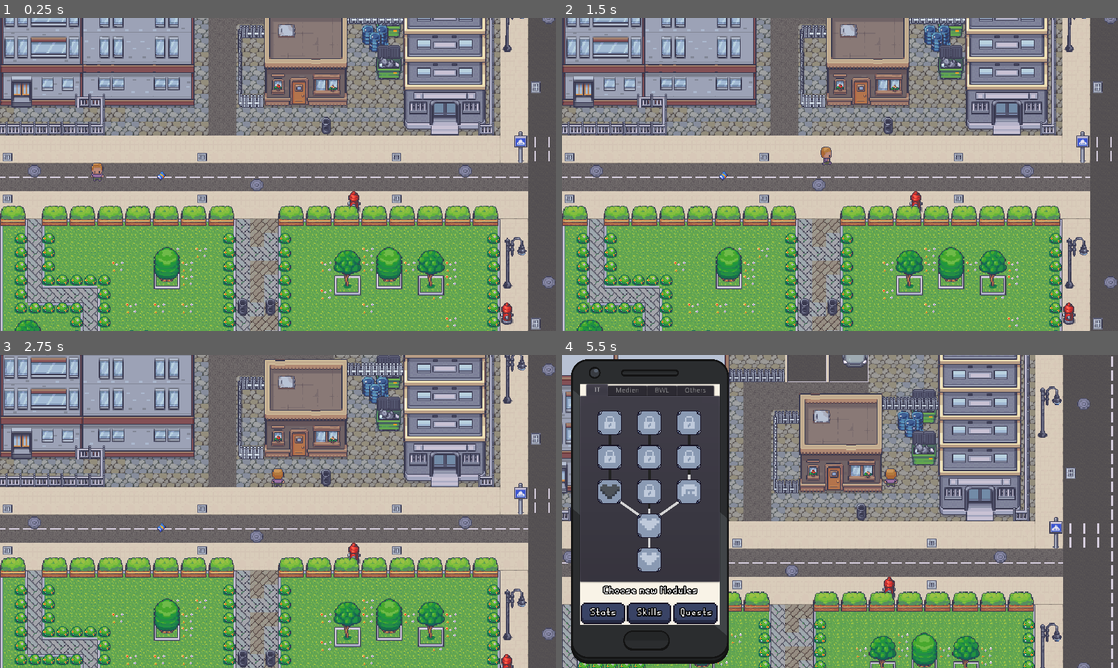
Above: before the commit, frames 1-4 (two rows, left to right).
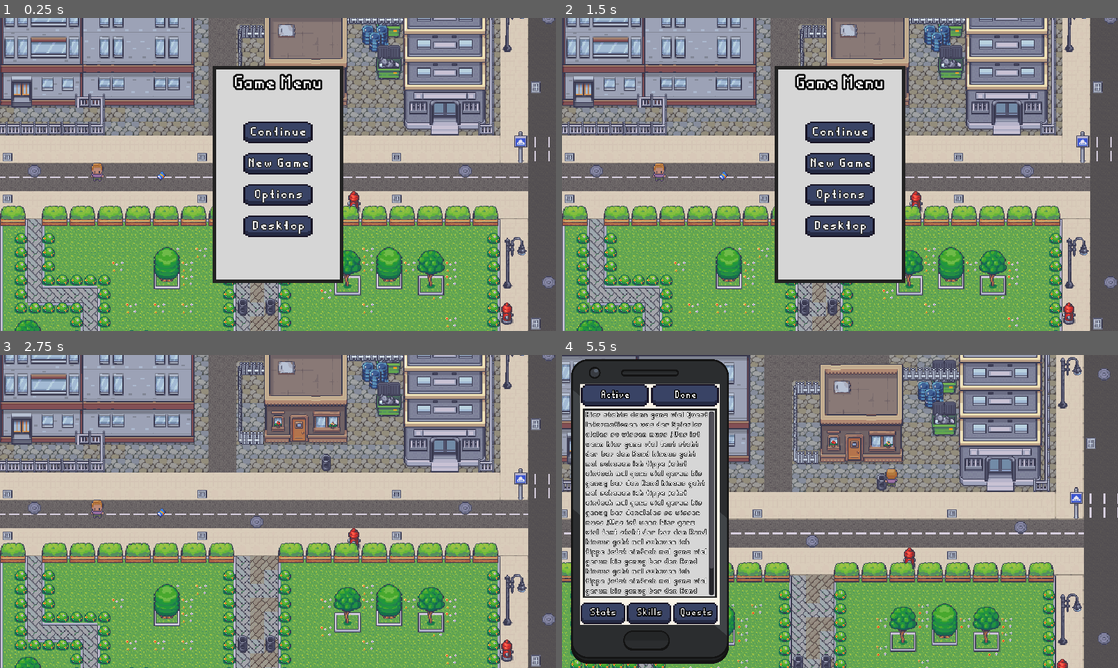
Above: after the commit, the same moments.

Repository: Thodorr/Project-Habicht-cRPG
Game: Godot game, scene res://Testarea.tscn
Same seed, same stepped clock (60 frames per second), same inputs: the game is played once before the commit and once after it.
Inputs (mouse positions are in pixels of both pictures, inside the frame that each line leads up to):
- Up to frame 1 (0.25 s): no input
- Up to frame 2 (1.5 s): click (840, 165) at 0.5 s, where only the run after the commit has a clickable "New Game"; click (840, 165) at 1.25 s, where only the run after the commit has a clickable "New Game"
- Up to frame 3 (2.75 s): click (278, 470) at 2 s, where only the run after the commit has a clickable "Continue"
- Up to frame 4 (5.5 s): tap Enter at 2.75 s; drag from (723, 527) to (895, 442) at 2.77 s; drag from (728, 527) to (812, 574) at 3.52 s; move the mouse to (895, 442) at 4.27 s; press the mouse at (895, 442) at 4.28 s; hold Right (ui_right) 4.28-5 s; tap C (CharacterSheet) at 4.55 s; release the mouse at (895, 442) at 5 s; click (612, 492) at 5.02 s

The runs differ from the first frame. In frame 1, 16% of the frame differs, in the area x 38-62%, y 15-85%; in frame 2, 16%; in frame 3, 54%; in frame 4, 70%, in the area x 0-100%, y 0-100%.

Commit message:
Quest Rendering in one function summarized
reduced Code Bloat and fused 2 function that were very similar into one

Diff:
--- a/CharacterSheet.gd
+++ b/CharacterSheet.gd
@@ -24,8 +24,8 @@
 func _ready():
 	LoadStats()
 	LoadSkills()
-	LoadActiveQuests()
-	LoadDoneQuests()
+	LoadActiveOrDoneQuests(1)
+	LoadActiveOrDoneQuests(2)
 	node_stat_points.set_text("Points: "+ str(available_points))
 	if available_points == 0:
 		pass
@@ -79,7 +79,6 @@
 			if player.semester >= DataImport.skill_data[connector.get_name()].SkillSemester:
 				connector.value = 50
 		# load connectors halfway for skills that meet req- to unlock
-
 
 func IncreaseStat(stat):
 	set(stat.to_lower() + "_add", get(stat.to_lower() + "_add") + 1)
@@ -143,7 +142,10 @@
 							texture_button.set_disabled(false)
 							texture_button.set_modulate(Color(0.4, 0.4, 0.4, 1))
 
-func LoadActiveQuests():
+func LoadActiveOrDoneQuests(AorD):
+	var path_to_quest_buttons = path_active_quest_buttons
+	if AorD == 2:
+		path_to_quest_buttons = path_done_quest_buttons
 	var dir = Directory.new()
 	if dir.open("res://Units/Quests/") == OK:
 		dir.list_dir_begin()
@@ -153,7 +155,9 @@
 				var quest = load("res://Units/Quests/"+ file_name)
 				if quest.questname == "Intro Der Quest":
 					quest.state = quest.Queststate.STARTED
-				if quest.state == quest.Queststate.STARTED:
+				if quest.questname == "MainQuest":
+					quest.state = quest.Queststate.DONE
+				if quest.state == AorD:
 					var margin = MarginContainer.new()
 					margin.name = quest.questname
 					margin.add_constant_override("margin_right", 10)
@@ -161,7 +165,7 @@
 					margin.add_constant_override("margin_left", 10)
 					margin.add_constant_override("margin_bottom", 5)
 					margin.rect_size = Vector2(284,55)
-					get_node(path_active_quest_buttons).add_child(margin)
+					get_node(path_to_quest_buttons).add_child(margin)
 
 					var questTrect = TextureRect.new()
 					questTrect.name = quest.questname
@@ -175,7 +179,7 @@
 					questTrect.rect_size = Vector2(264,45)
 					questTrect.rect_min_size = Vector2(0,45)
 					questTrect.size_flags_horizontal = SIZE_EXPAND_FILL
-					get_node(path_active_quest_buttons + quest.questname).add_child(questTrect)
+					get_node(path_to_quest_buttons + quest.questname).add_child(questTrect)
 
 					var questLabel = Label.new()
 					questLabel.name = "QuestName"
@@ -192,7 +196,7 @@
 					questLabel.align = HALIGN_CENTER
 					questLabel.valign = VALIGN_CENTER
 					questLabel.size_flags_vertical = SIZE_SHRINK_CENTER
-					get_node(path_active_quest_buttons + quest.questname + "/" + quest.questname).add_child(questLabel)
+					get_node(path_to_quest_buttons + quest.questname + "/" + quest.questname).add_child(questLabel)
 
 					var texturebutton = TextureButton.new()
 					texturebutton.size_flags_horizontal = SIZE_EXPAND_FILL
@@ -200,67 +204,7 @@
 					texturebutton.add_to_group("QuestButtons", true)
 					texturebutton.anchor_right = 1
 					texturebutton.anchor_bottom = 1
-					get_node(path_active_quest_buttons + quest.questname + "/" + quest.questname).add_child(texturebutton)
-			file_name = dir.get_next()
-
-func LoadDoneQuests():
-	var dir = Directory.new()
-	if dir.open("res://Units/Quests/") == OK:
-		dir.list_dir_begin()
-		var file_name = dir.get_next()
-		while file_name != "":
-			if !dir.current_is_dir():
-				var quest = load("res://Units/Quests/"+ file_name)
-				if quest.questname == "MainQuest":
-					quest.state = quest.Queststate.DONE
-				if quest.state == quest.Queststate.DONE:
-					var margin = MarginContainer.new()
-					margin.name = quest.questname
-					margin.add_constant_override("margin_right", 10)
-					margin.add_constant_override("margin_top", 5)
-					margin.add_constant_override("margin_left", 10)
-					margin.add_constant_override("margin_bottom", 5)
-					margin.rect_size = Vector2(284,55)
-					get_node(path_done_quest_buttons).add_child(margin)
-
-					var questTrect = TextureRect.new()
-					questTrect.name = quest.questname
-					var texture = ResourceLoader.load("res://UI/Assets/GUI/QuestButton.tres")
-					questTrect.texture = texture
-					questTrect.expand = true
-					questTrect.margin_left = 10
-					questTrect.margin_top = 5
-					questTrect.margin_right = 274
-					questTrect.margin_bottom = 50
-					questTrect.rect_size = Vector2(264,45)
-					questTrect.rect_min_size = Vector2(0,45)
-					questTrect.size_flags_horizontal = SIZE_EXPAND_FILL
-					get_node(path_done_quest_buttons + quest.questname).add_child(questTrect)
-
-					var questLabel = Label.new()
-					questLabel.name = "QuestName"
-					questLabel.text = quest.questname
-					questLabel.anchor_left = 0.5
-					questLabel.anchor_top = 0.5
-					questLabel.anchor_right = 0.5
-					questLabel.anchor_bottom = 0.5
-					questLabel.margin_left = -120
-					questLabel.margin_top = -20
-					questLabel.margin_right = 120
-					questLabel.margin_bottom = 20
-					questLabel.rect_size = Vector2(240,40)
-					questLabel.align = HALIGN_CENTER
-					questLabel.valign = VALIGN_CENTER
-					questLabel.size_flags_vertical = SIZE_SHRINK_CENTER
-					get_node(path_done_quest_buttons + quest.questname + "/" + quest.questname).add_child(questLabel)
-
-					var texturebutton = TextureButton.new()
-					texturebutton.size_flags_horizontal = SIZE_EXPAND_FILL
-					texturebutton.name = "TextureButton"
-					texturebutton.add_to_group("QuestButtons", true)
-					texturebutton.anchor_right = 1
-					texturebutton.anchor_bottom = 1
-					get_node(path_done_quest_buttons + quest.questname + "/" + quest.questname).add_child(texturebutton)
+					get_node(path_to_quest_buttons + quest.questname + "/" + quest.questname).add_child(texturebutton)
 			file_name = dir.get_next()
 
 func LoadQuestInfo(QuestName):
--- a/CharacterSheet.tscn
+++ b/CharacterSheet.tscn
@@ -84,7 +84,7 @@
 [node name="Attributes" type="VBoxContainer" parent="Screen/Layout"]
 visible = false
 margin_right = 284.0
-margin_bottom = 438.0
+margin_bottom = 442.0
 size_flags_vertical = 3
 
 [node name="Athletics" type="Control" parent="Screen/Layout/Attributes"]
@@ -1119,12 +1119,12 @@
 [node name="HBoxContainer" type="HBoxContainer" parent="Screen/Layout/Attributes"]
 margin_top = 390.0
 margin_right = 284.0
-margin_bottom = 438.0
+margin_bottom = 442.0
 size_flags_vertical = 3
 
 [node name="AvailablePoints" type="TextureRect" parent="Screen/Layout/Attributes/HBoxContainer"]
 margin_right = 228.0
-margin_bottom = 48.0
+margin_bottom = 52.0
 size_flags_horizontal = 3
 texture = ExtResource( 14 )
 expand = true
@@ -1144,13 +1144,14 @@
 [node name="ConfirmButton" type="TextureButton" parent="Screen/Layout/Attributes/HBoxContainer"]
 margin_left = 232.0
 margin_right = 284.0
-margin_bottom = 48.0
+margin_bottom = 52.0
 rect_min_size = Vector2( 52, 0 )
 texture_normal = ExtResource( 4 )
 texture_disabled = ExtResource( 15 )
 expand = true
 
 [node name="Skills" type="Control" parent="Screen/Layout"]
+visible = false
 margin_right = 284.0
 margin_bottom = 442.0
 mouse_filter = 2
@@ -2111,7 +2112,6 @@
 size_flags_vertical = 3
 
 [node name="Quests" type="Control" parent="Screen/Layout"]
-visible = false
 margin_right = 284.0
 margin_bottom = 442.0
 size_flags_horizontal = 3
@@ -2172,6 +2172,7 @@
 valign = 1
 
 [node name="ActiveQuests" type="ScrollContainer" parent="Screen/Layout/Quests"]
+visible = false
 anchor_right = 1.0
 anchor_bottom = 1.0
 margin_top = 45.0
@@ -2279,7 +2280,6 @@
 size_flags_vertical = 3
 
 [node name="QuestContent" type="VBoxContainer" parent="Screen/Layout/Quests"]
-visible = false
 anchor_right = 1.0
 anchor_bottom = 1.0
 margin_left = 5.0
@@ -2307,13 +2307,13 @@
 size_flags_vertical = 3
 
 [node name="VBoxContainer" type="VBoxContainer" parent="Screen/Layout/Quests/QuestContent/QuestInfoBackground/ScrollContainer"]
-margin_right = 264.0
-margin_bottom = 595.0
+margin_right = 252.0
+margin_bottom = 437.0
 size_flags_horizontal = 3
 
 [node name="QuestInfo" type="Label" parent="Screen/Layout/Quests/QuestContent/QuestInfoBackground/ScrollContainer/VBoxContainer"]
 margin_right = 252.0
-margin_bottom = 595.0
+margin_bottom = 437.0
 size_flags_horizontal = 3
 size_flags_vertical = 6
 custom_fonts/font = ExtResource( 26 )
--- a/Testarea.tscn
+++ b/Testarea.tscn
@@ -78,7 +78,6 @@
 script = ExtResource( 8 )
 
 [node name="GameMenu" type="Control" parent="GUI"]
-visible = false
 anchor_left = 0.5
 anchor_top = 0.5
 anchor_right = 0.5
--- a/UI/Font/PixelFontSmall.tres
+++ b/UI/Font/PixelFontSmall.tres
@@ -3,7 +3,7 @@
 [ext_resource path="res://UI/Font/pixel-2.ttf" type="DynamicFontData" id=1]
 
 [resource]
-size = 17
+size = 15
 outline_size = 1
 outline_color = Color( 0.164706, 0.164706, 0.164706, 1 )
 use_mipmaps = true
